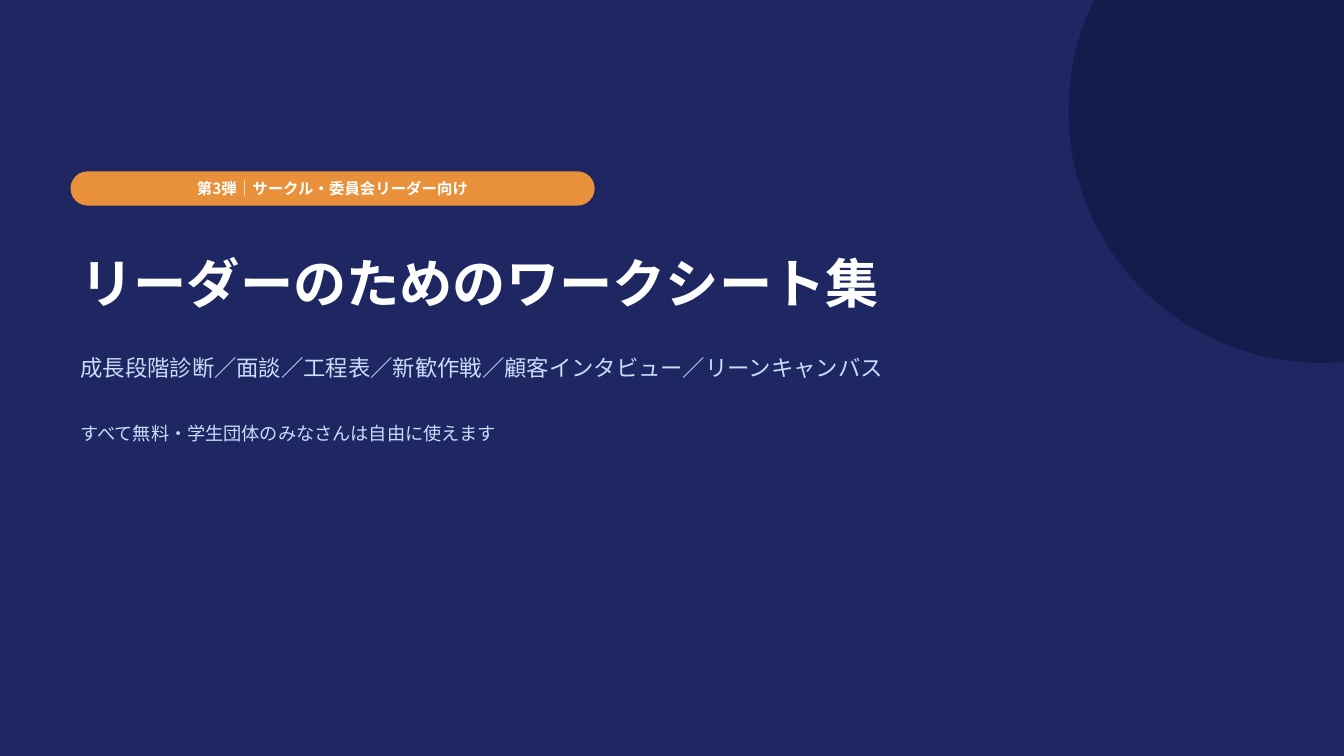
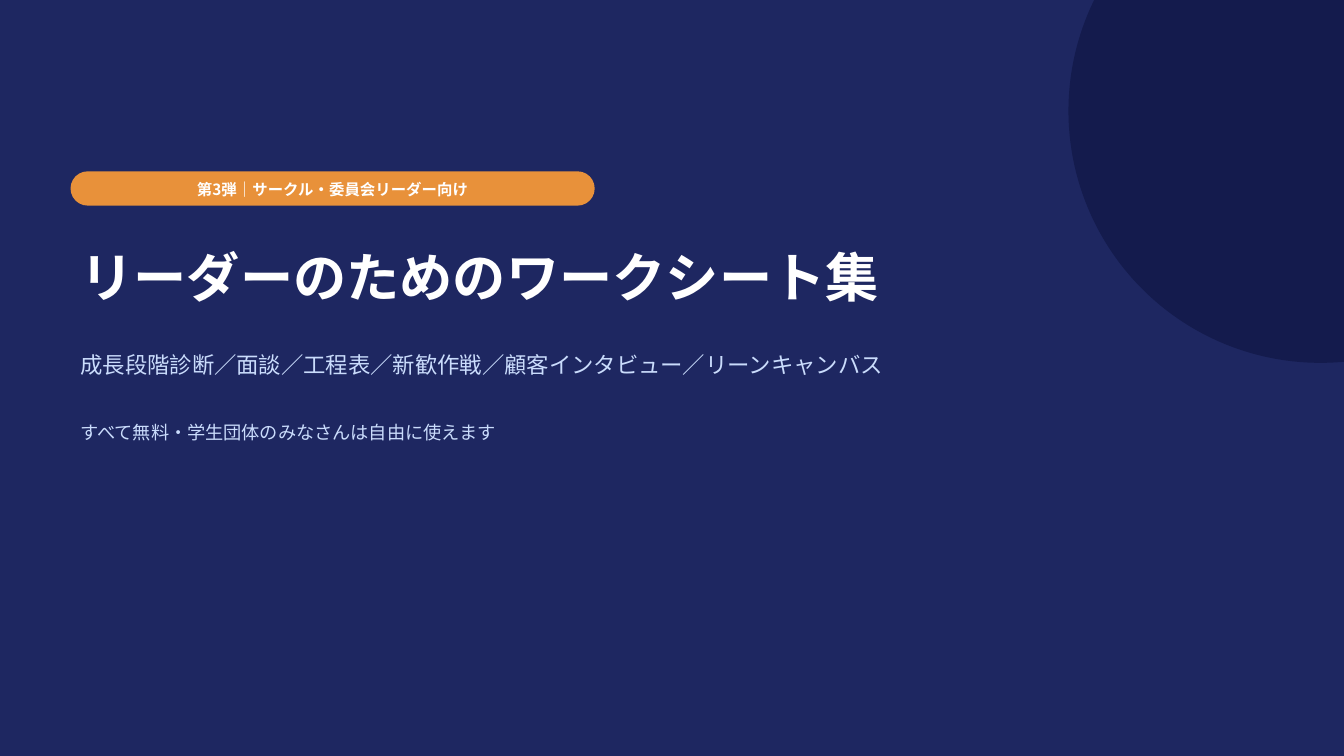
Before and after one commit to KyomaSuzuki/learder-worksheet, a slide deck: slide 1 of downloads/worksheets-vol3.pptx. Drawn at 1344x756 pixels with LibreOffice and Linux fonts; fonts in the diff are those of the drawing. Boxes give left, top, right and bottom in pixels: in the first picture for what was removed or moved away, otherwise in the second. Text is boxed around its words. In the diff, an @@ line names an element or a change of style, - is before the commit and + after.

Commit message:
ワークシートの修正

```diff
--- a/downloads/worksheets-vol3.pptx
+++ b/downloads/worksheets-vol3.pptx
@@ text "リーダーのためのワークシート集" at [80,251,878,302]: line spacing 1 to 1.12; vertical alignment middle to top @@
@@ text "成長段階診断／面談／工程表／新歓作戦／顧客インタビュー／リーンキャンバス" at [80,354,882,375]: line spacing 1 to 1.12; vertical alignment middle to top @@
```
Also in this commit, not shown: 13 other slides changed, 33 other files.
